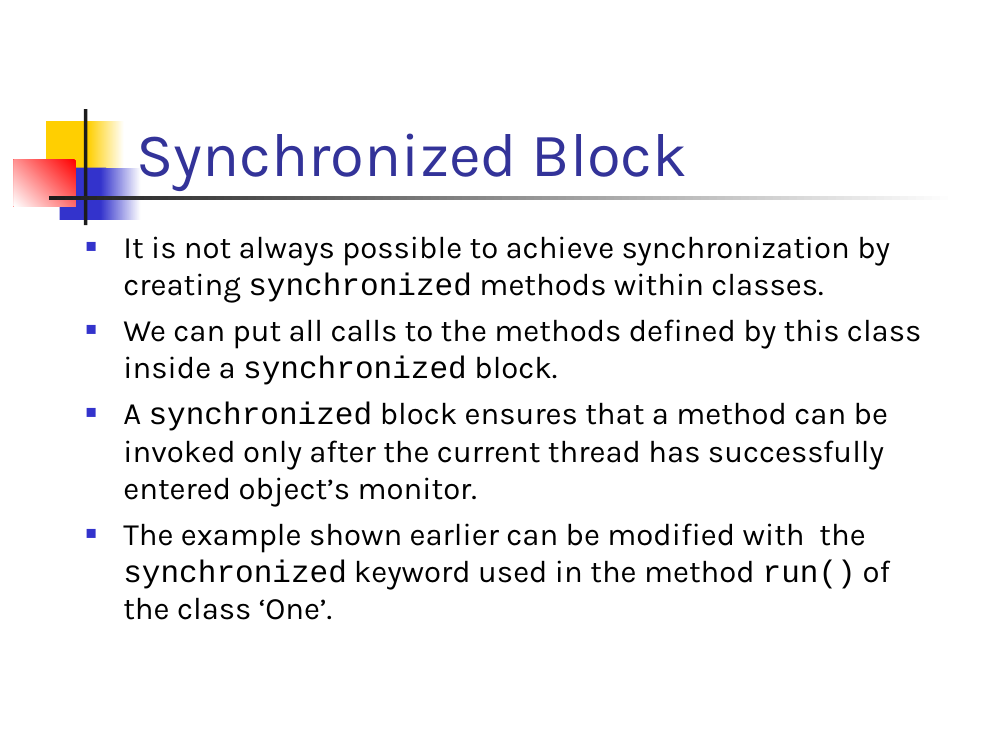
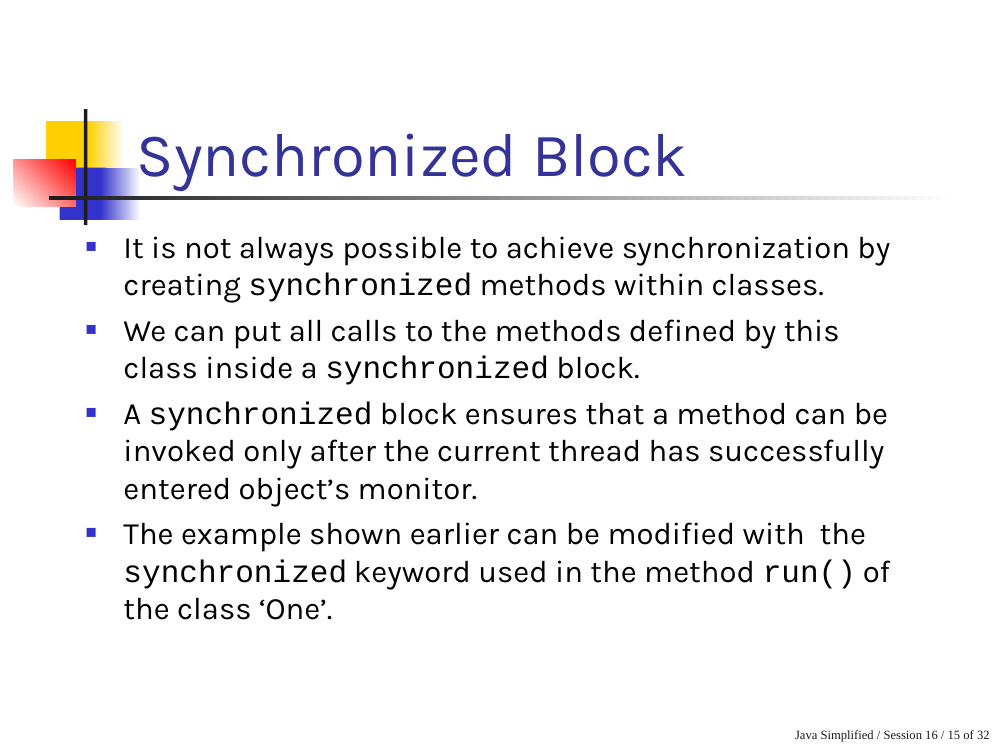
Before and after one commit to ntmanh2112/aptech-sem2-0907e, a slide deck: slide 15 of Lessions/GAJ/Slide/02. More on Thread.ppt. Drawn at 1008x756 pixels with LibreOffice and Linux fonts; fonts in the diff are those of the drawing. Boxes give left, top, right and bottom in pixels: in the first picture for what was removed or moved away, otherwise in the second. Text is boxed around its words. In the diff, an @@ line names an element or a change of style, - is before the commit and + after.

```diff
--- a/Lessions/GAJ/Slide/02. More on Thread.ppt
+++ b/Lessions/GAJ/Slide/02. More on Thread.ppt
@@ text "It is not always possible ..." rewrapped from [123, 236, 921, 620] to [123, 236, 891, 620] @@
@@ text added at [795, 730, 990, 742], 9 pt, text #1C1C1C @@
+Java Simplified / Session 16 / 15 of 32
```
Also in this commit, not shown: 31 other slides changed, 3 other files.
